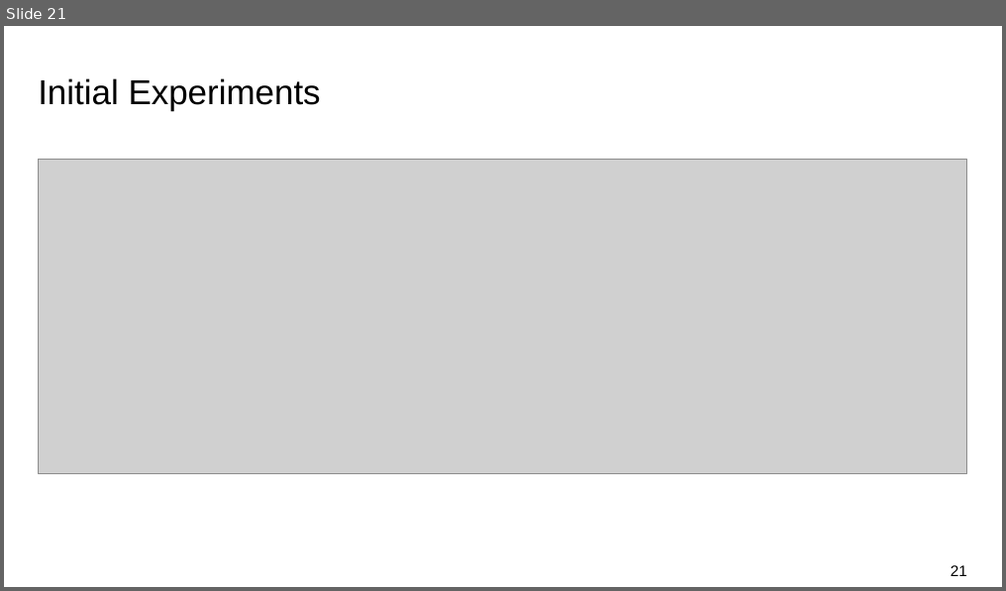
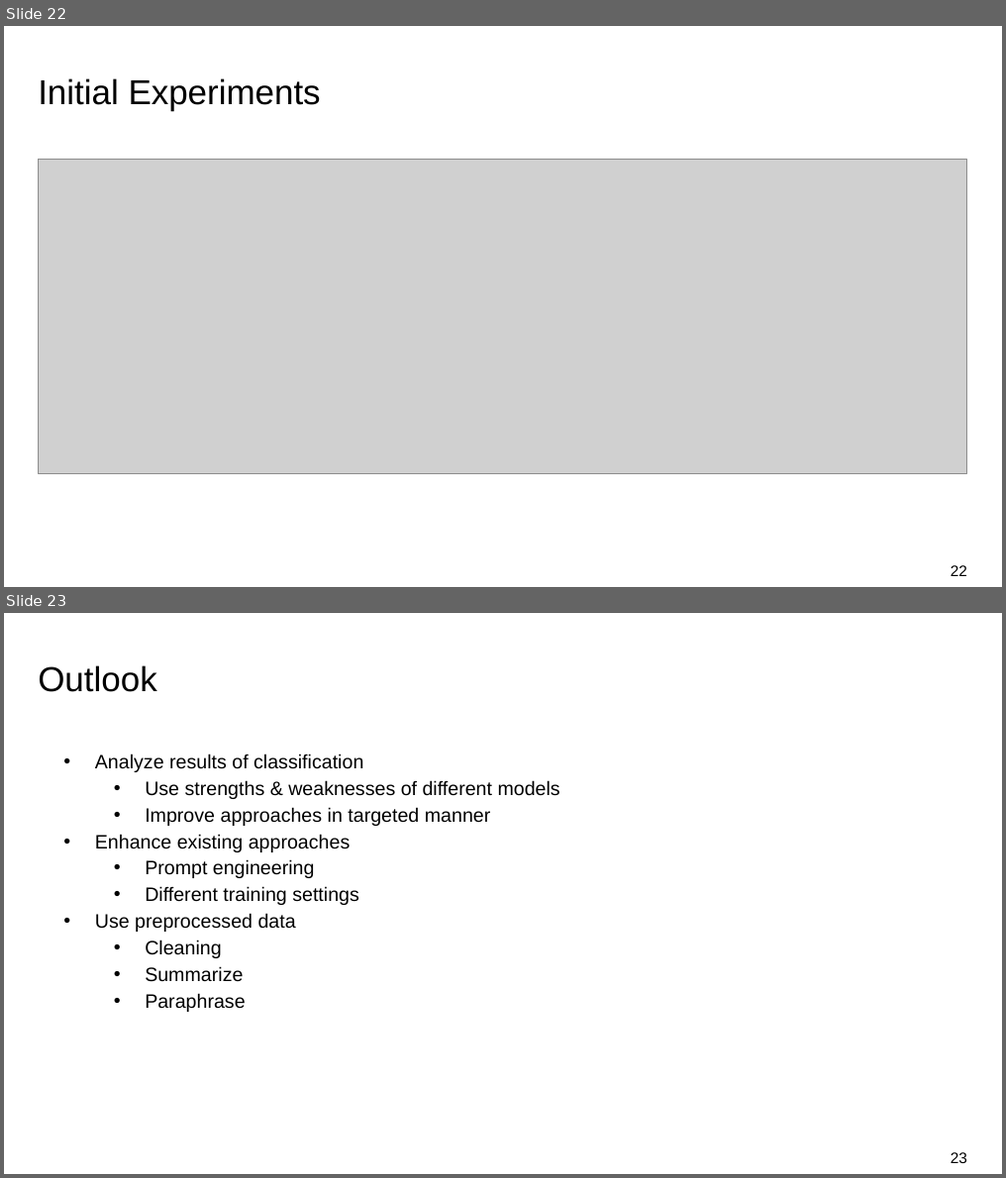
Before and after one commit to omarelbeltagy/clarity, a slide deck: assets/presentation/03 - Pipeline and Initial Experiments.pptx. Shown one above the other, each under a label of ours: slide 21 before the commit, slides 22 and 23 after it. The pictures are 1006x591 and 1006x1178 pixels, drawn with LibreOffice and Linux fonts; fonts in the diff are those of the drawing; grey boxes stand for pictures; background and template pictures are left out. Boxes give left, top, right and bottom in pixels: in the first picture for what was removed or moved away, otherwise in the second. Text is boxed around its words. In the diff, an @@ line names an element or a change of style, - is before the commit and + after.

```diff
--- a/assets/presentation/03 - Pipeline and Initial Experiments.pptx
+++ b/assets/presentation/03 - Pipeline and Initial Experiments.pptx
@@ slide 23 added at (4, 613, 1002, 1174), background #FFFFFF @@
@@ title added at (38, 665, 156, 692), 25 pt, text #000000 @@
+Outlook
@@ text added at (95, 754, 560, 1012), 14 pt, text #000000 @@
+• Analyze results of classification
+  • Use strengths & weaknesses of different models
+  • Improve approaches in targeted manner
+• Enhance existing approaches
+  • Prompt engineering
+  • Different training settings
+• Use preprocessed data
+  • Cleaning
+  • Summarize
+  • Paraphrase
@@ page number added at (950, 1153, 967, 1163), 11 pt, text #000000 @@
+23
@@ what was slide 21 is now slide 22 @@
@@ page number at (950, 566, 967, 576): text changed @@
-21
+22
```
Also in this commit, not shown: 4 slides changed, 7 other slides added, 6 slides removed.
